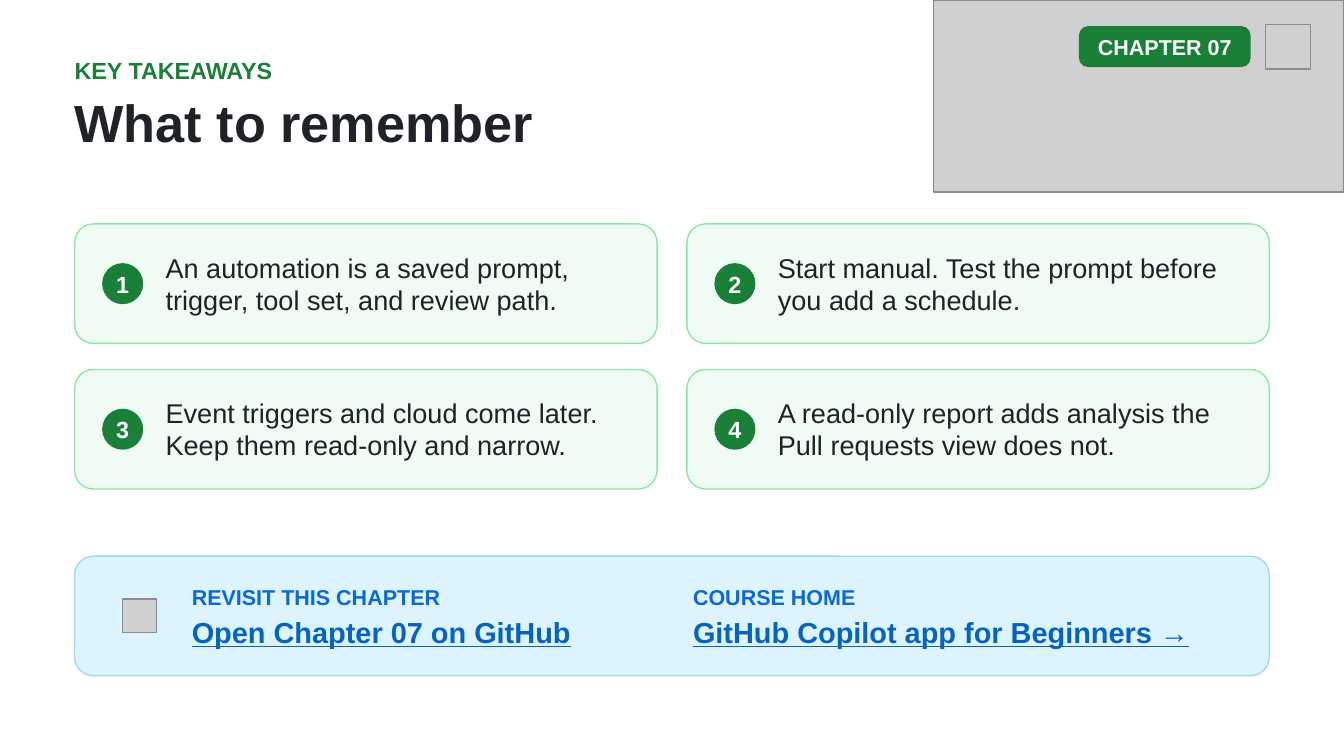
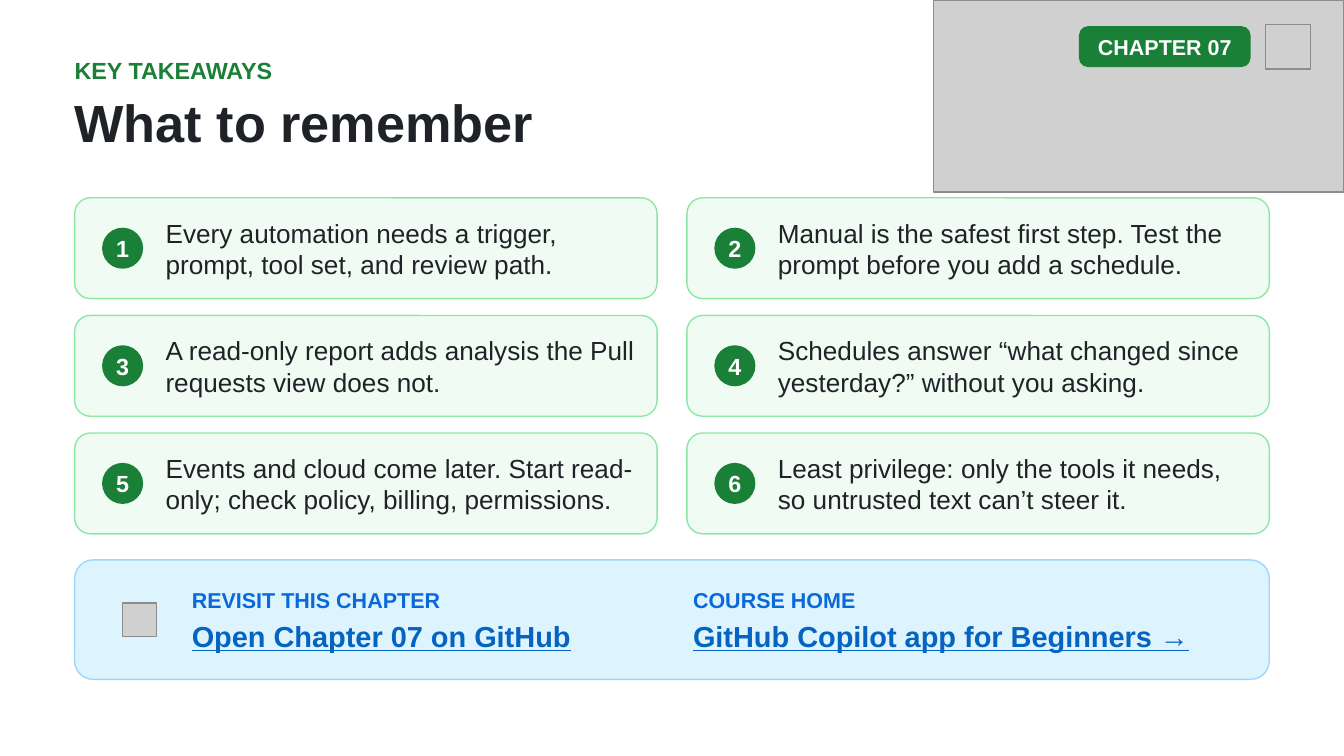
Before and after one commit to github/copilot-app-for-beginners, a slide deck: slide 17 of slides/07-automations.pptx (slide 16 before the commit). Drawn at 1344x756 pixels with LibreOffice and Linux fonts; fonts in the diff are those of the drawing; grey boxes stand for pictures. Boxes give left, top, right and bottom in pixels: in the first picture for what was removed or moved away, otherwise in the second. Text is boxed around its words. In the diff, an @@ line names an element or a change of style, - is before the commit and + after.

```diff
--- a/slides/07-automations.pptx
+++ b/slides/07-automations.pptx
@@ rounded rectangle: place and size @@
-rounded rectangle at (75, 224, 657, 344)
+rounded rectangle at (75, 198, 657, 298)
@@ rounded rectangle: place and size @@
-rounded rectangle at (687, 224, 1269, 344)
+rounded rectangle at (687, 198, 1269, 298)
@@ text at (166, 224, 557, 280): text changed; size 14.5 to 14 pt @@
-An automation is a saved prompt, trigger, tool set, and review path.
+Every automation needs a trigger, prompt, tool set, and review path.
@@ 2 texts, 2 rounded rectangles: place and size @@
-2 texts, 2 rounded rectangles at (102, 263, 757, 305)
+2 texts, 2 rounded rectangles at (102, 227, 757, 269)
@@ text at (778, 224, 1222, 280): text changed; size 14.5 to 14 pt @@
-Start manual. Test the prompt before you add a schedule.
+Manual is the safest first step. Test the prompt before you add a schedule.
@@ rounded rectangle: place and size @@
-rounded rectangle at (75, 370, 657, 489)
+rounded rectangle at (75, 316, 657, 417)
@@ rounded rectangle: place and size @@
-rounded rectangle at (687, 370, 1269, 489)
+rounded rectangle at (687, 316, 1269, 417)
@@ text "A read-only report adds analysis ...": place and size @@
-text "A read-only report adds analysis ..." at (778, 403, 1210, 460)
+text "A read-only report adds analysis ..." at (166, 341, 634, 398)
@@ text "A read-only report adds analysis ..." at (166, 341, 634, 398): size 14.5 to 14 pt @@
@@ 2 texts, 2 rounded rectangles: place and size @@
-2 texts, 2 rounded rectangles at (102, 409, 757, 450)
+2 texts, 2 rounded rectangles at (102, 345, 757, 387)
@@ text added at (778, 341, 1239, 398), 14 pt, text #1F2328 @@
+Schedules answer “what changed since yesterday?” without you asking.
@@ rounded rectangle added at (75, 433, 657, 534), fill #F0FBF3, outline #8CE7A5 0.75 pt @@
@@ rounded rectangle added at (687, 433, 1269, 534), fill #F0FBF3, outline #8CE7A5 0.75 pt @@
@@ rounded rectangle added at (102, 462, 144, 504), fill #1A7F37 @@
@@ text added at (116, 476, 129, 493), 12.5 pt, text #FFFFFF, bold @@
+5
@@ text at (166, 459, 632, 515): text changed; size 14.5 to 14 pt @@
-Event triggers and cloud come later. Keep them read-only and narrow.
+Events and cloud come later. Start read-only; check policy, billing, permissions.
@@ rounded rectangle added at (715, 462, 757, 504), fill #1A7F37 @@
@@ text added at (728, 475, 741, 493), 12.5 pt, text #FFFFFF, bold @@
+6
@@ text added at (778, 459, 1222, 510), 14 pt, text #1F2328 @@
+Least privilege: only the tools it needs, so untrusted text can’t steer it.
@@ 2 texts, 2 rounded rectangles, 1 picture: place and size @@
-2 texts, 2 rounded rectangles, 1 picture at (75, 556, 1270, 676)
+2 texts, 2 rounded rectangles, 1 picture at (75, 560, 1270, 680)
```
Also in this commit, not shown: 7 other slides changed, 1 slide added, 7 other files.
